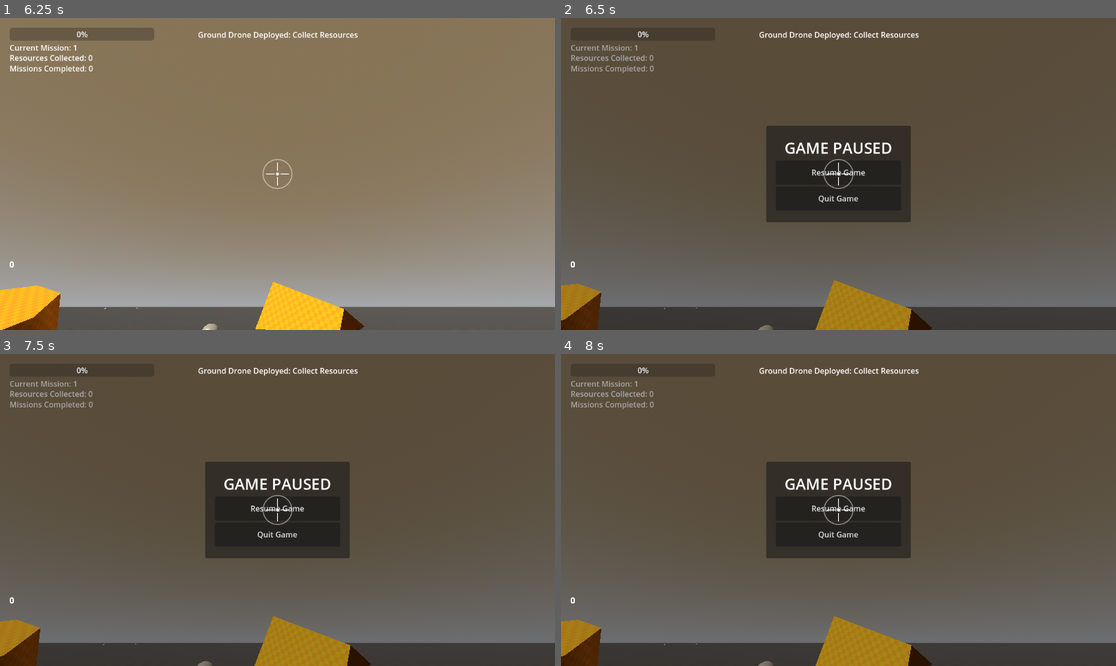
Above: before the commit, frames 1-4 (two rows, left to right).
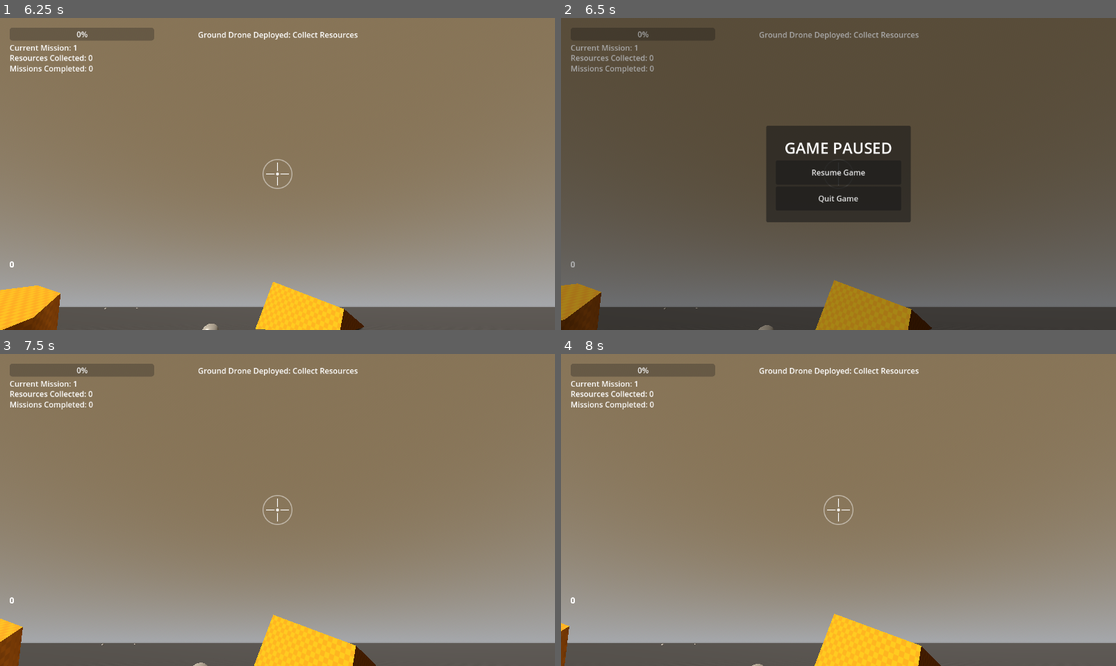
Above: after the commit, the same moments.

Repository: Triysle/drones
Game: Godot game, scene res://scenes/Main.tscn
Two runs of this game, one before a commit and one after it. Both use one fixed random seed, a clock stepped at 60 frames per second and the inputs below.
Inputs (mouse positions are in pixels of both pictures, inside the frame that each line leads up to):
- Up to frame 1 (6.25 s): click "Aerial" at 0.5 s; tap Enter at 1.25, 4.25 s; move the mouse to (271, 180) at 1.27 s; hold W (move_forward) 1.28-3.5 s; tap Shift (ascend) at 1.35, 5.85 s; click (271, 180) at 1.42 s; move the mouse to (316, 177) at 2.02 s; tap O (dock) at 2.1 s; tap Space at 2.75 s; move the mouse to (233, 170) at 2.77 s; hold R (recall_drone) 2.78-3.5 s; click "Ground" at 3.5 s; move the mouse to (283, 174) at 4.27 s; hold A (move_left) 4.28-5.03 s; tap F (scan) at 4.35 s; click (283, 174) at 4.42 s; move the mouse to (255, 167) at 5.02 s; hold Tab (toggle_management_mode) 5.03-5.78 s; hold W (move_forward) from 5.03 s (still down); tap Ctrl (descend) at 5.65 s; move the mouse to (305, 174) at 5.77 s
- Up to frame 2 (6.5 s): keep holding W (move_forward); tap Escape (pause_game) at 6.4 s
- Up to frame 3 (7.5 s): move the mouse to (166, 525) at 6.52 s; tap O (dock) at 6.6 s; click (166, 525) at 6.67 s; release W (move_forward) at 7.25 s; click "Resume Game" at 7.25 s
- Up to frame 4 (8 s): no input

Frame 1 is identical in both runs. In frame 2, 0.4% of the frame differs, in the area x 1-65%, y 4-80%; in frame 3, 100%; in frame 4, 100%, in the area x 0-100%, y 0-100%.

Commit message:
0.0.16
pause menu z-layer fix

Diff:
--- a/scripts/GameManager.gd
+++ b/scripts/GameManager.gd
@@ -60,15 +60,23 @@
 
 # Create and setup the pause menu
 func create_pause_menu():
+	# Create a dedicated CanvasLayer for the pause menu with high layer value
+	# This ensures it draws on top of all other CanvasLayers
+	var pause_canvas = CanvasLayer.new()
+	pause_canvas.layer = 10
+	add_child(pause_canvas)
+
 	# Instance the pause menu scene
 	pause_menu = pause_menu_scene.instantiate()
-	$CanvasLayer.add_child(pause_menu)
+
+	# Add it to our high-priority canvas layer
+	pause_canvas.add_child(pause_menu)
 
 	# Connect signals
 	pause_menu.connect("resume_game", Callable(self, "_on_resume_game"))
 	pause_menu.connect("quit_game", Callable(self, "_on_quit_game"))
 
-	print("Pause menu created and connected")
+	print("Pause menu created with dedicated high-priority CanvasLayer")
 
 # Pause/unpause the game
 func toggle_pause():
--- a/scripts/PauseMenu.gd
+++ b/scripts/PauseMenu.gd
@@ -12,11 +12,14 @@
 	process_mode = Node.PROCESS_MODE_WHEN_PAUSED
 	visible = false
 
+	# Set maximum z-index to ensure this draws on top of everything
+	z_index = 100
+
 	# Connect the button signals
 	resume_button.pressed.connect(_on_resume_pressed)
 	quit_button.pressed.connect(_on_quit_pressed)
 
-	print("Pause menu initialized")
+	print("Pause menu initialized with top z-index")
 
 # Signal handlers
 func _on_resume_pressed():
@@ -30,6 +33,10 @@
 # Show/hide methods for cleaner code
 func show_menu():
 	visible = true
+
+	# Use the built-in move_to_front method
+	# This is already part of the CanvasItem class that Control extends
+	move_to_front()
 	print("Pause menu shown")
 
 func hide_menu():
Not shown, added: scenes/PauseMenu.tscn4392397458.tmp
Not shown, added: scenes/PauseMenu.tscn4470556256.tmp
